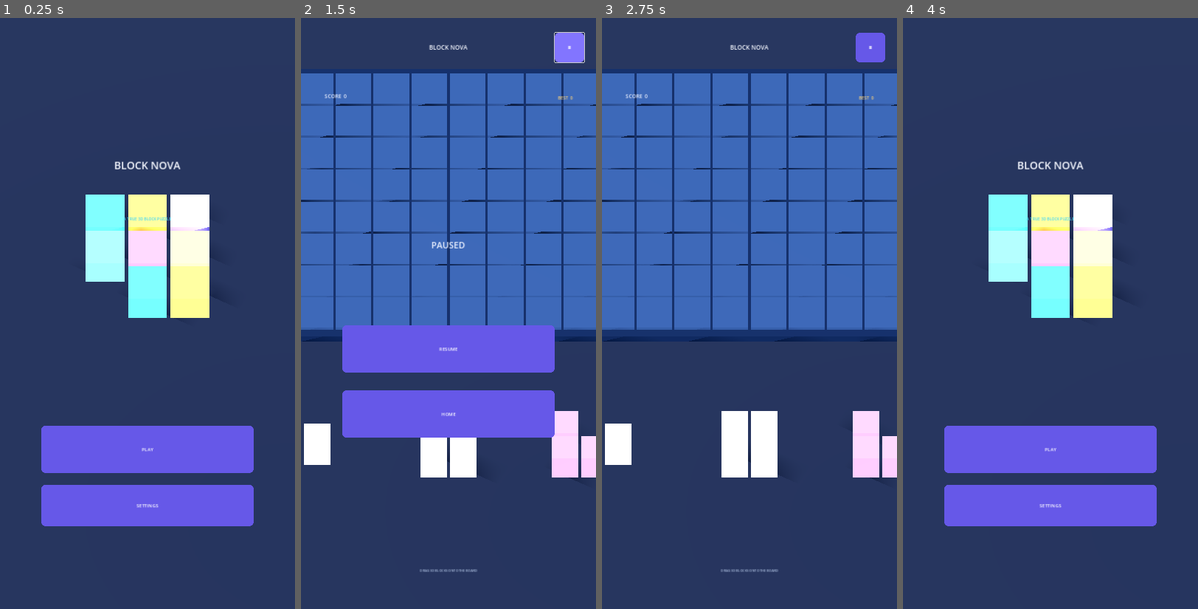
Above: before the commit, frames 1-4 (left to right).
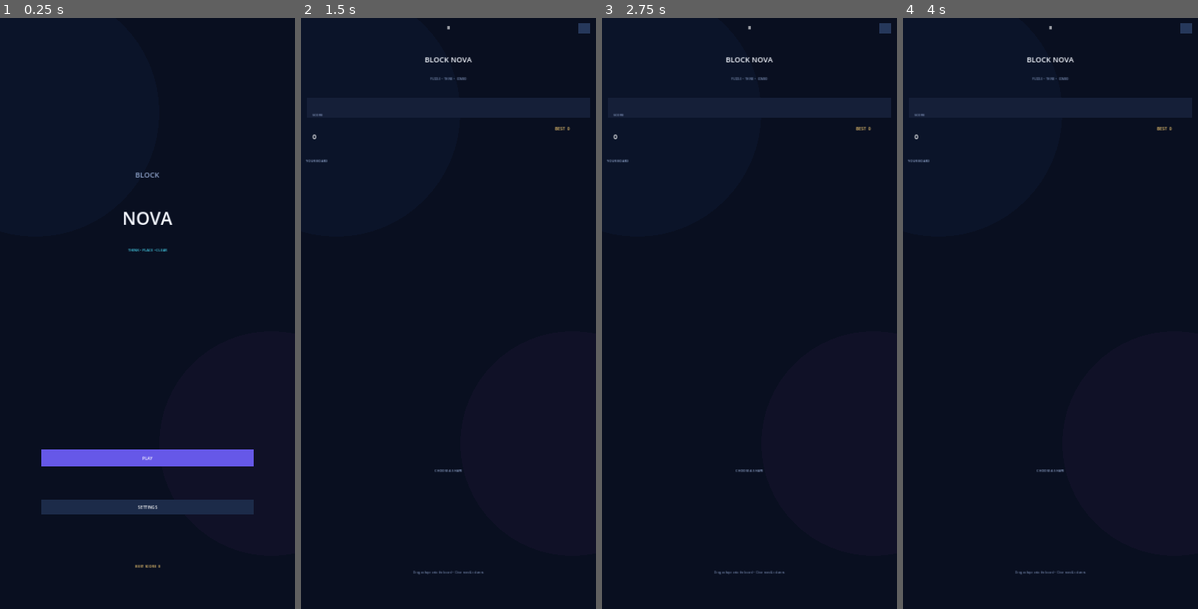
Above: after the commit, the same moments.

Repository: mahdialloui01-art/BlockNova
Game: Godot game, scene res://scenes/main.tscn
Same seed, same stepped clock (60 frames per second), same inputs: the game is played once before the commit and once after it.
Inputs (mouse positions are in pixels of both pictures, inside the frame that each line leads up to):
- Up to frame 1 (0.25 s): no input
- Up to frame 2 (1.5 s): click (448, 449) at 0.5 s, where only the run before the commit has a clickable "PLAY"; click (569, 47) at 1.25 s, where only the run before the commit has a clickable "Ⅱ"
- Up to frame 3 (2.75 s): click (749, 348) at 2 s, where only the run before the commit has a clickable "RESUME"
- Up to frame 4 (4 s): click (1171, 47) at 2.75 s, where only the run before the commit has a clickable "Ⅱ"; click (1050, 413) at 3.5 s, where only the run before the commit has a clickable "HOME"

The runs differ from the first frame. In frame 1, 98% of the frame differs, in the area x 0-100%, y 0-100%; in frame 2, 100%; in frame 3, 100%; in frame 4, 100%.

Commit message:
Launch the actual 2.5D game scene

Diff:
--- a/scenes/main.tscn
+++ b/scenes/main.tscn
@@ -1,6 +1,12 @@
 [gd_scene load_steps=2 format=3]
 
-[ext_resource type="Script" path="res://scripts/main_3d.gd" id="1"]
+[ext_resource type="Script" path="res://scripts/main_2_5d.gd" id="1"]
 
-[node name="BlockNova3D" type="Node3D"]
+[node name="BlockNova25D" type="Control"]
+layout_mode = 3
+anchors_preset = 15
+anchor_right = 1.0
+anchor_bottom = 1.0
+grow_horizontal = 2
+grow_vertical = 2
 script = ExtResource("1")
